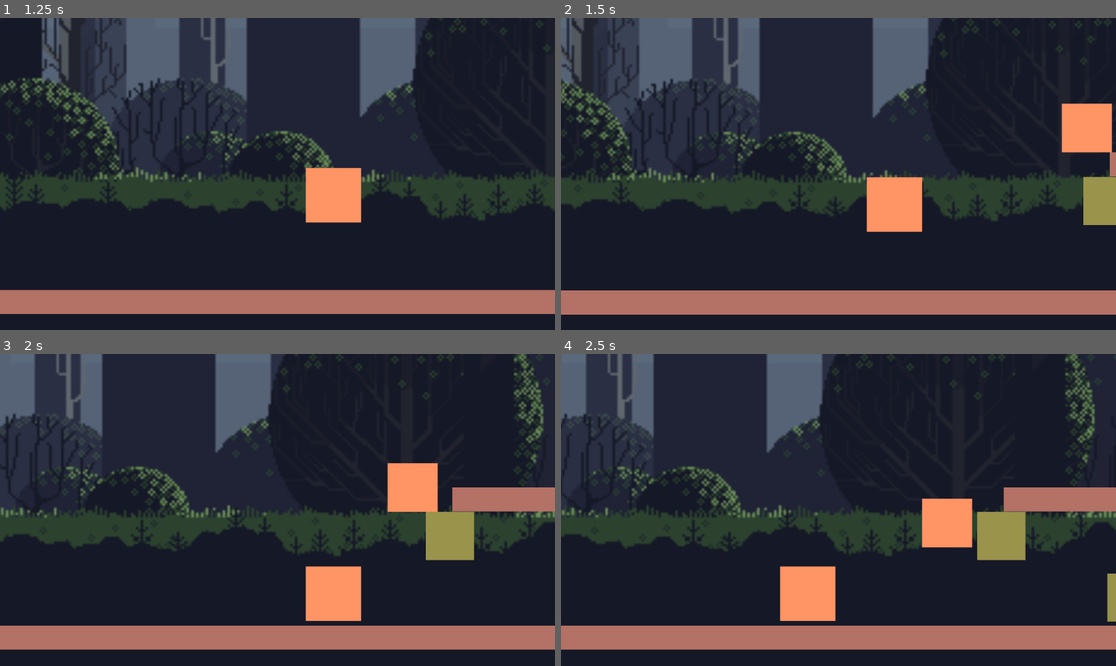
Above: before the commit, frames 1-4 (two rows, left to right).
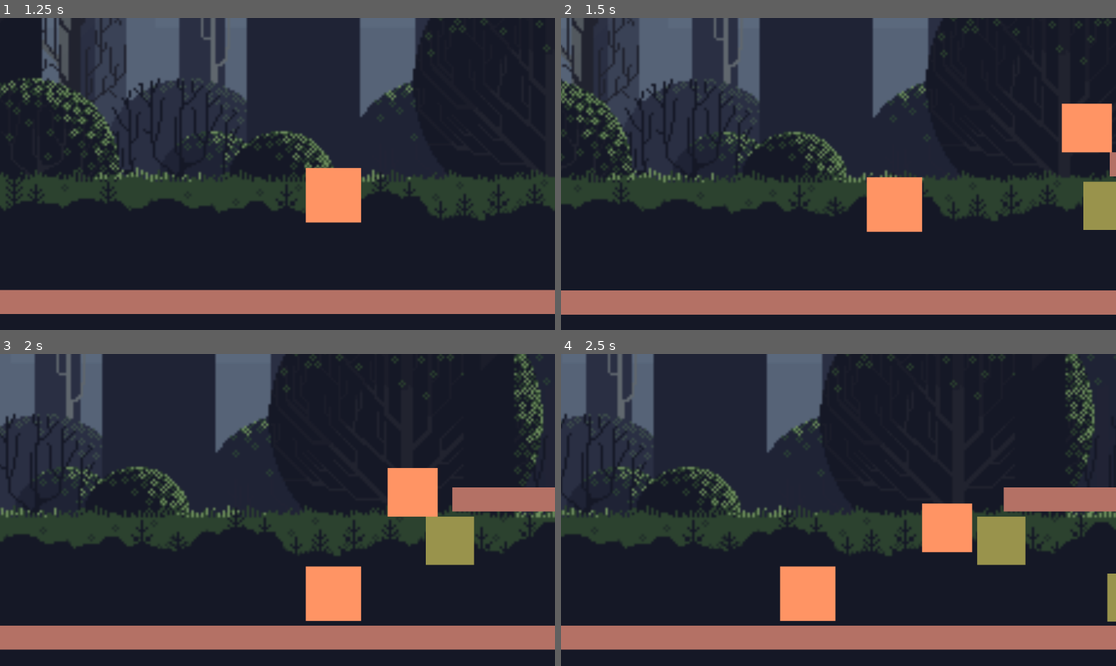
Above: after the commit, the same moments.

Repository: TLRP-45/Game-EFP-VJ
Game: Godot game, scene res://Scenes/world.tscn
Two runs of this game, one before a commit and one after it. Both use one fixed random seed, a clock stepped at 60 frames per second and the inputs below.
Inputs:
- Up to frame 1 (1.25 s): tap Enter (ui_accept) at 0.5, 0.77 s; hold Right (ui_right) from 0.53 s (still down)
- Up to frame 2 (1.5 s): keep holding Right (ui_right)
- Up to frame 3 (2 s): keep holding Right (ui_right); tap Enter (ui_accept) at 1.52 s
- Up to frame 4 (2.5 s): release Right (ui_right) at 2.03 s; hold Left (ui_left) from 2.03 s (still down)

Frame 1 is identical in both runs. In frame 2, 0.2% of the frame differs, in the area x 94-100%, y 50-68%; in frame 3, 0.5%; in frame 4, 0.6%, in the area x 64-84%, y 46-68%.

Commit message:
Arreglo en el Nivel 1
Plataforma muy alta para saltar

Diff:
--- a/Scenes/world.tscn
+++ b/Scenes/world.tscn
@@ -138,7 +138,7 @@
 scale = Vector2(0.5, 0.5)
 
 [node name="static box6" type="StaticBody2D" parent="."]
-position = Vector2(1383, 311)
+position = Vector2(1383, 321)
 
 [node name="MeshInstance2D" type="MeshInstance2D" parent="static box6"]
 modulate = Color(0.6, 0.576471, 0.298039, 1)
